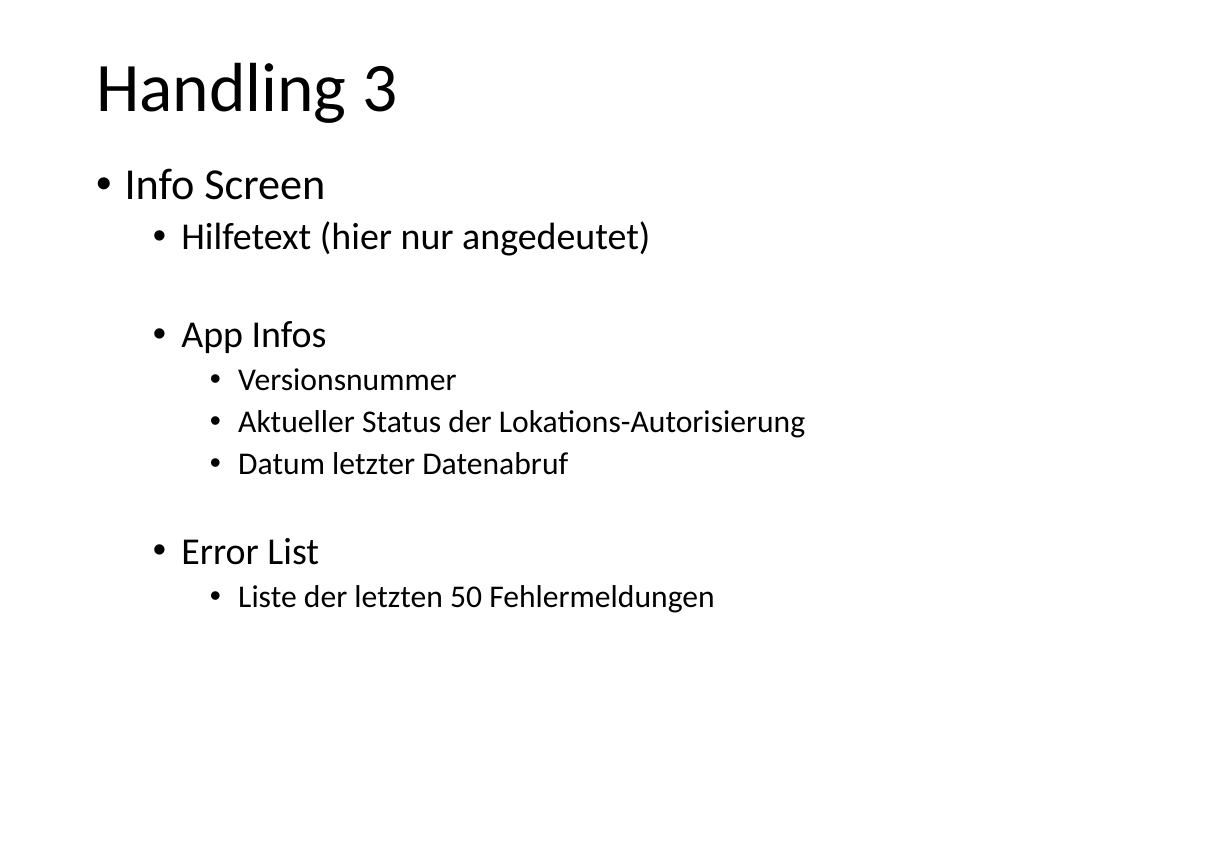
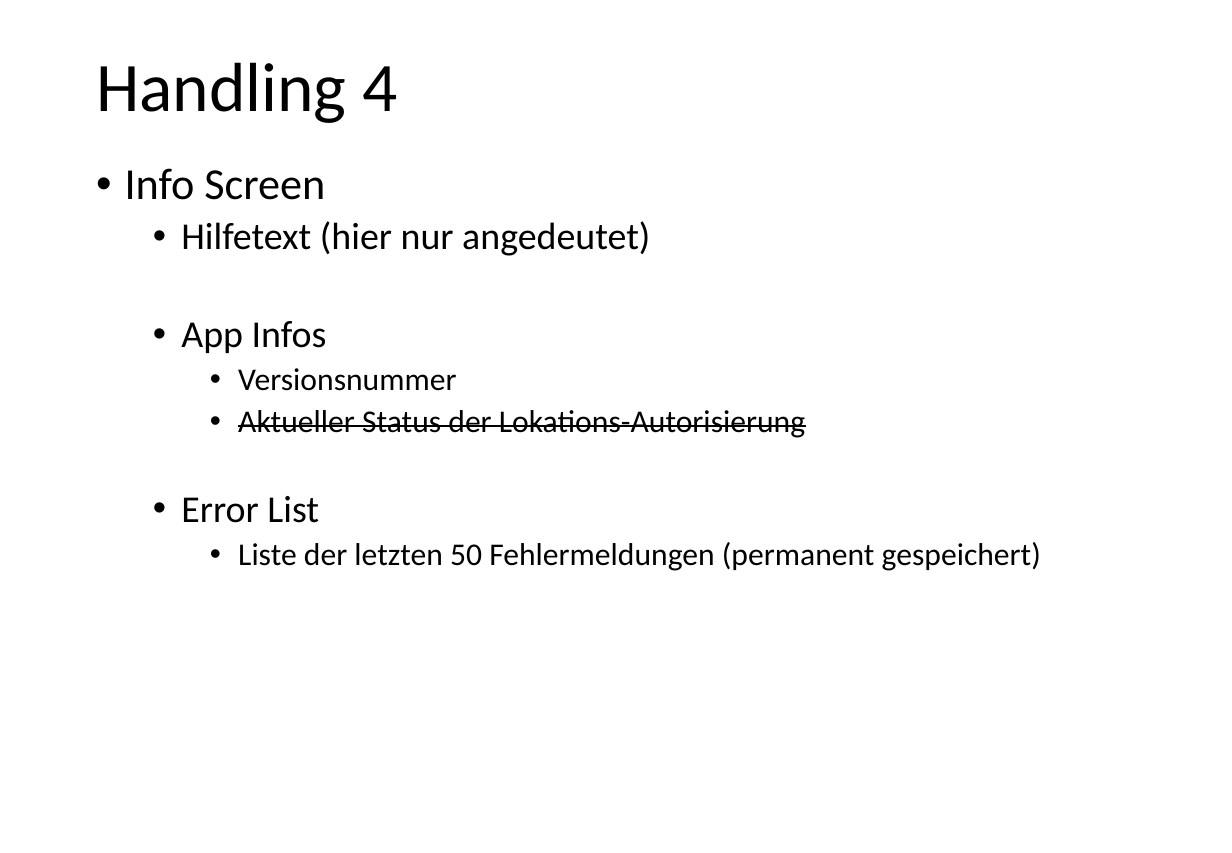
Before and after one commit to hobrink1/TaRest, a slide deck: slide 8 of PowerPoints/TaRest Notizen.pptx (slide 6 before the commit). Drawn at 1232x853 pixels with LibreOffice and Linux fonts; fonts in the diff are those of the drawing; background and template pictures are left out. Boxes give left, top, right and bottom in pixels: in the first picture for what was removed or moved away, otherwise in the second. Text is boxed around its words. In the diff, an @@ line names an element or a change of style, - is before the commit and + after.

```diff
--- a/PowerPoints/TaRest Notizen.pptx
+++ b/PowerPoints/TaRest Notizen.pptx
@@ title at bbox=[96, 62, 397, 123]: text changed @@
-Handling 3
+Handling 4
@@ text at bbox=[238, 410, 805, 438]: strikethrough on in "Aktueller Status der Lokations-Autorisierung" @@
@@ text at bbox=[238, 452, 568, 475]: paragraph removed @@
-    • Datum letzter Datenabruf
@@ text at bbox=[238, 542, 1041, 571]: text changed @@
-    • Liste der letzten 50 Fehlermeldungen
+    • Liste der letzten 50 Fehlermeldungen (permanent gespeichert)
```
Also in this commit, not shown: 8 other slides changed, 1 slide added, 1 slide removed, 6 other files.
